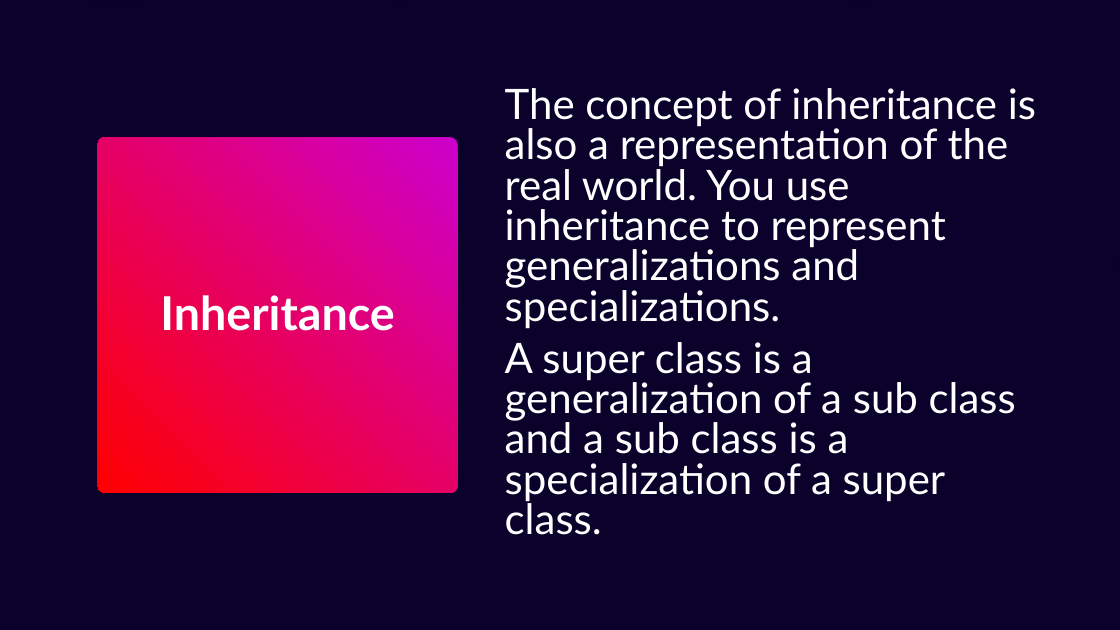
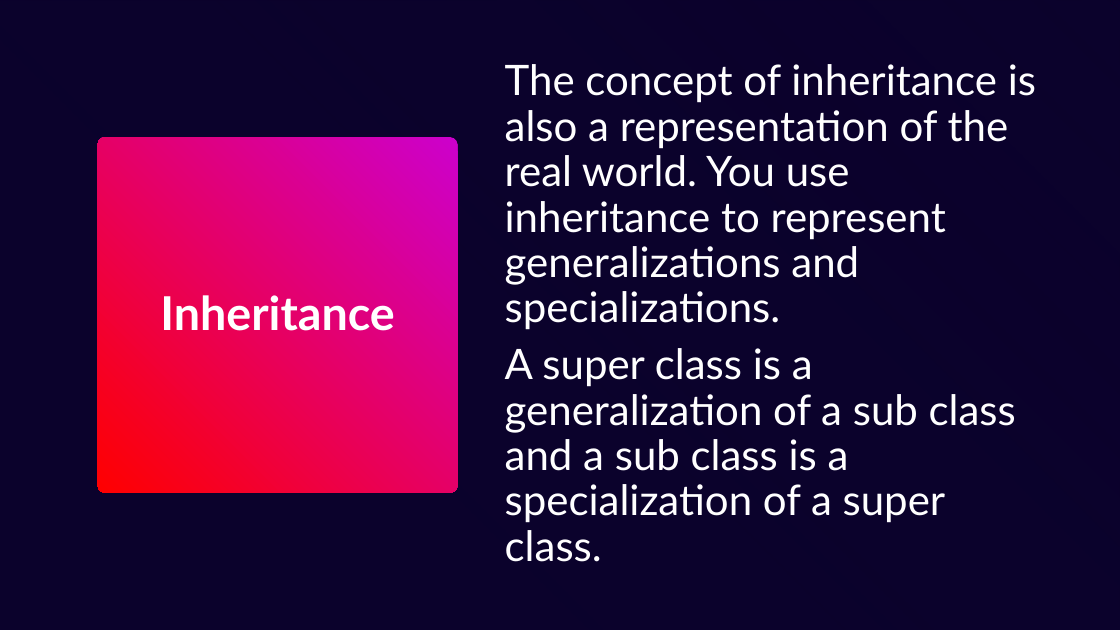
Before and after one commit to HowDoIGitHelp/CMSC23MDNotes, a slide deck: slide 18 of PPTs/Fundamental Concpets of OOP.pptx (slide 12 before the commit). Drawn at 1120x630 pixels with LibreOffice and Linux fonts; fonts in the diff are those of the drawing; background and template pictures are left out. Boxes give left, top, right and bottom in pixels: in the first picture for what was removed or moved away, otherwise in the second. Text is boxed around its words. In the diff, an @@ line names an element or a change of style, - is before the commit and + after.

```diff
--- a/PPTs/Fundamental Concpets of OOP.pptx
+++ b/PPTs/Fundamental Concpets of OOP.pptx
@@ text "The concept of inheritance is ..." at (505, 64, 1036, 562): line spacing 0.8 to 0.9 @@
```
Also in this commit, not shown: 2 other slides changed, 6 slides added, 8 other files.
